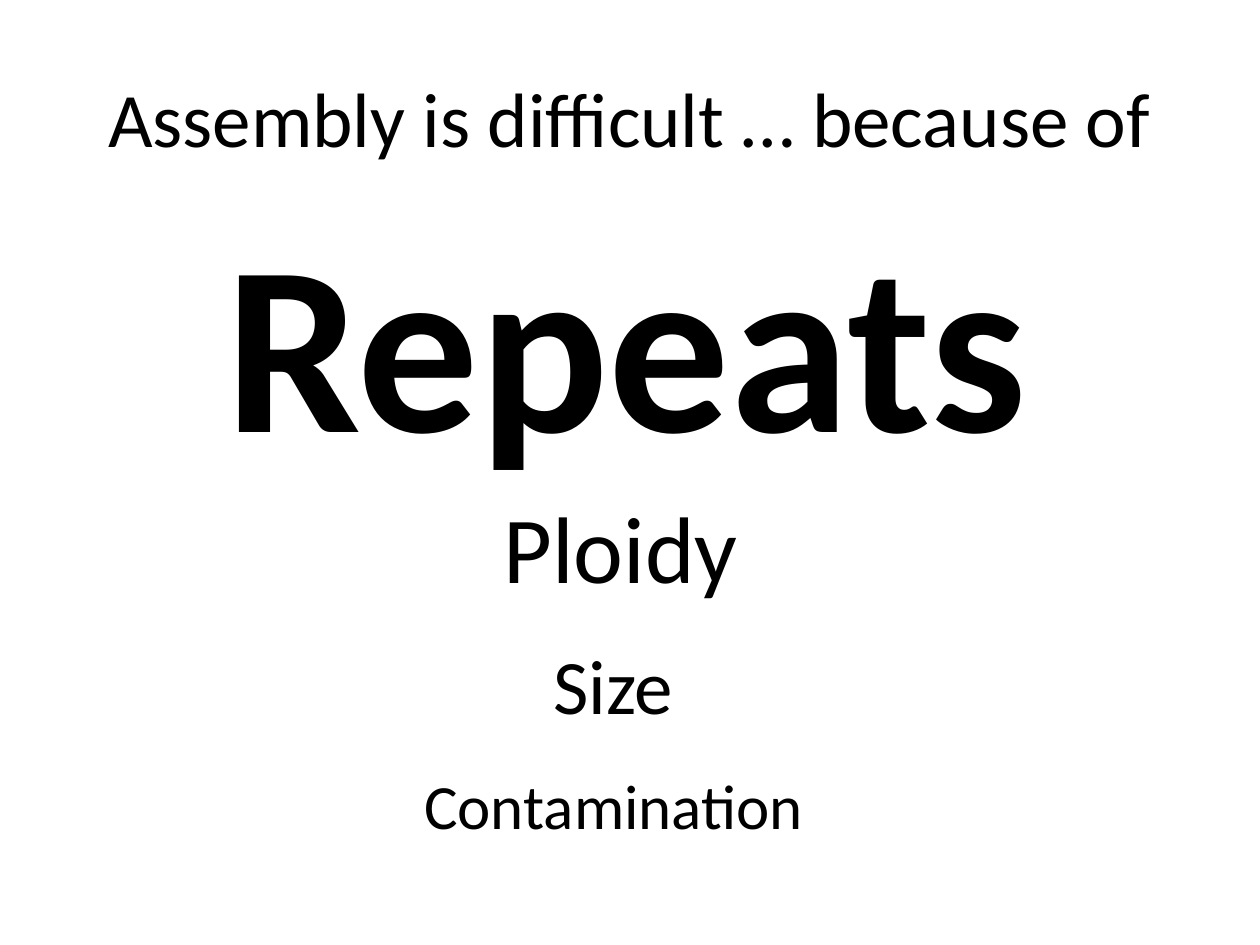
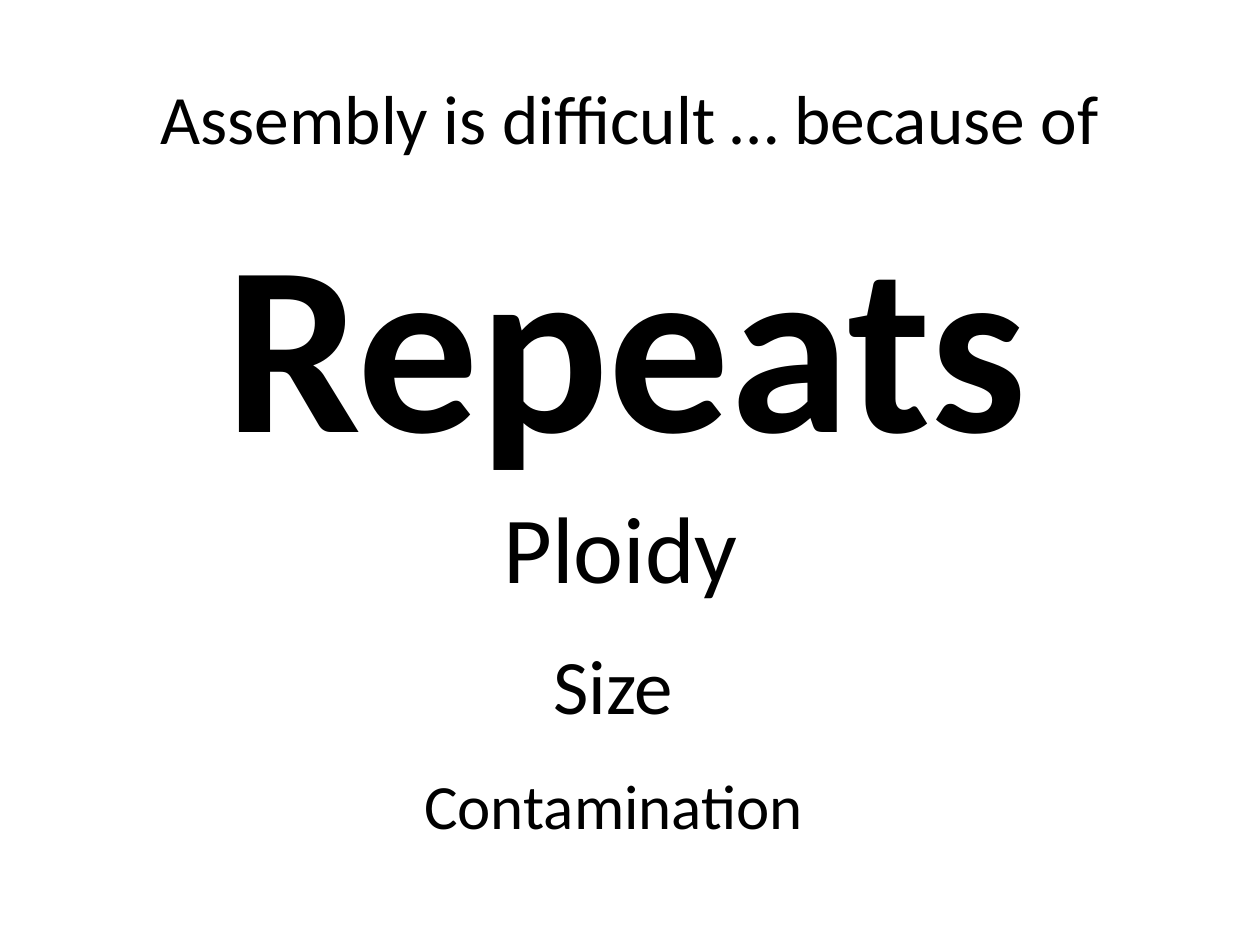
Before and after one commit to lexnederbragt/denovo-assembly-tutorial, a slide deck: slide 5 of presentations/Lecture_2_Planning_a_Sequencing_Experiment.pptx. Drawn at 1260x945 pixels with LibreOffice and Linux fonts; fonts in the diff are those of the drawing. Boxes give left, top, right and bottom in pixels: in the first picture for what was removed or moved away, otherwise in the second. Text is boxed around its words. In the diff, an @@ line names an element or a change of style, - is before the commit and + after.

```diff
--- a/presentations/Lecture_2_Planning_a_Sequencing_Experiment.pptx
+++ b/presentations/Lecture_2_Planning_a_Sequencing_Experiment.pptx
@@ title "Assembly is difficult … because ..." at [161, 96, 1099, 156]: size 44 to 39.6 pt @@
```
Also in this commit, not shown: 1 other slide changed, 3 slides added, 4 other files.
